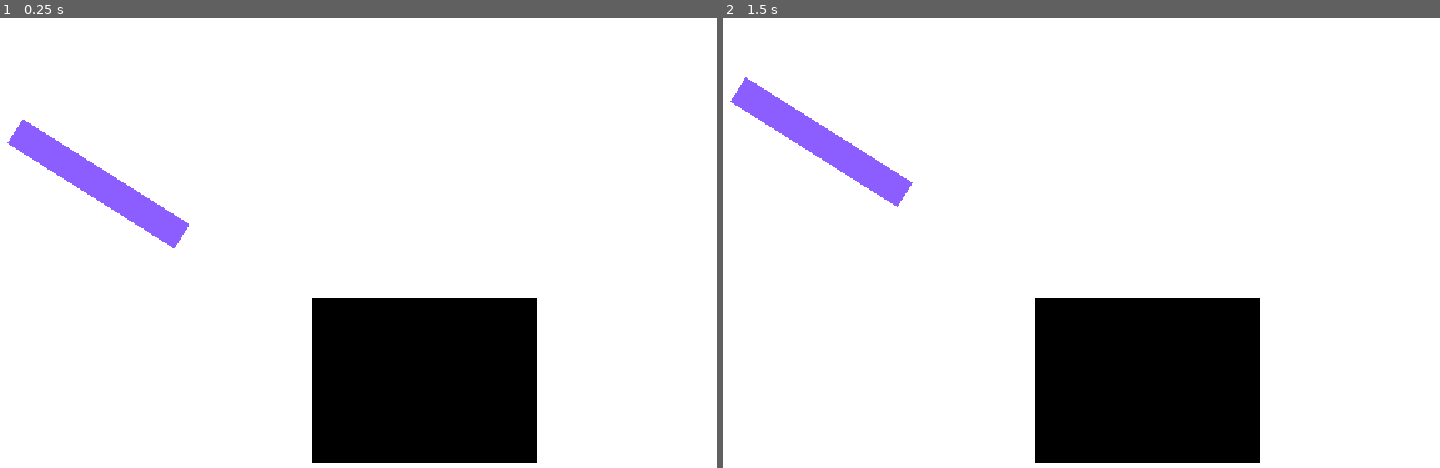
Above: before the commit, frames 1-2 (left to right).
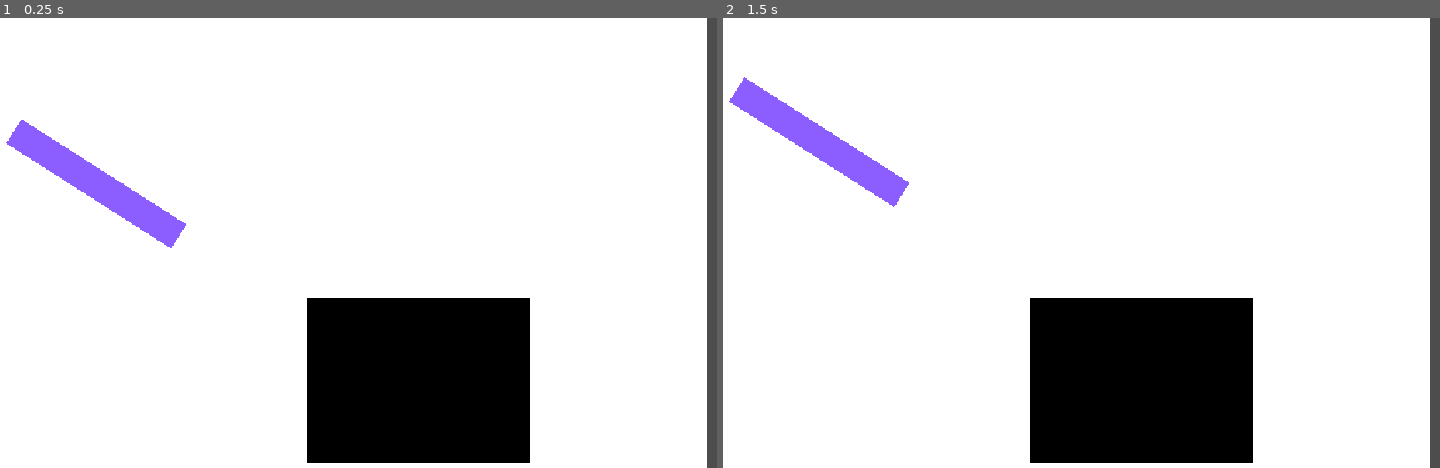
Above: after the commit, the same moments.

Repository: EthanPlant/LD56
Game: Godot game, scene res://scenes/minigames/play_with/play_with.tscn
Two runs of this game, one before a commit and one after it. Both use one fixed random seed, a clock stepped at 60 frames per second and the inputs below. This scene is started directly instead of the project's main scene.
Inputs (mouse positions are in pixels of both pictures, inside the frame that each line leads up to):
- Up to frame 1 (0.25 s): no input
- Up to frame 2 (1.5 s): tap Enter at 0.5 s; move the mouse to (1217, 220) at 0.52 s; hold Right (ui_right) 0.53-1.28 s; click (1217, 220) at 0.6 s; tap Space at 1.25 s; move the mouse to (880, 265) at 1.27 s; hold Left (ui_left) from 1.28 s (still down); tap S (move_wand) at 1.35 s

The runs differ from the first frame. In frame 1, 2.2% of the frame differs, in the area x 0-100%, y 0-100%; in frame 2, 2.2%.

Commit message:
Speed up minigames after each 5

Diff:
--- a/scenes/minigames/play_with/play_with.tscn
+++ b/scenes/minigames/play_with/play_with.tscn
@@ -3,6 +3,7 @@
 [ext_resource type="Script" path="res://scripts/minigames/play_with/play_with.gd" id="1_4m4m6"]
 
 [node name="PlayWith" type="Node2D"]
+scale = Vector2(0.987805, 1)
 script = ExtResource("1_4m4m6")
 threshold = 10.0
 
--- a/scripts/global.gd
+++ b/scripts/global.gd
@@ -1,3 +1,5 @@
 extends Node
 
+const SPEED_ITER = 0.25
+const SPEED_MAX = 2.0
 var speed_mult = 1.0
--- a/scripts/minigames/minigame_player.gd
+++ b/scripts/minigames/minigame_player.gd
@@ -2,11 +2,19 @@
 
 var _minigames = ["feed_cats", "clean_litter", "pet_cat", "play_with"]
 var _current_game
+var _games_played
 
 func _ready() -> void:
+	_games_played = -1
 	_switch_game()
 
 func _switch_game():
+	_games_played += 1
+	if _games_played > 0 and _games_played % 5 == 0:
+		Global.speed_mult += Global.SPEED_ITER
+		if Global.speed_mult >= Global.SPEED_MAX:
+			Global.speed_mult = Global.SPEED_MAX
+
 	var game = _minigames[randi() % _minigames.size()]
 	var path = "res://scenes/minigames/%s/%s.tscn" % [game, game]
 	var game_scene = load(path).instantiate()
